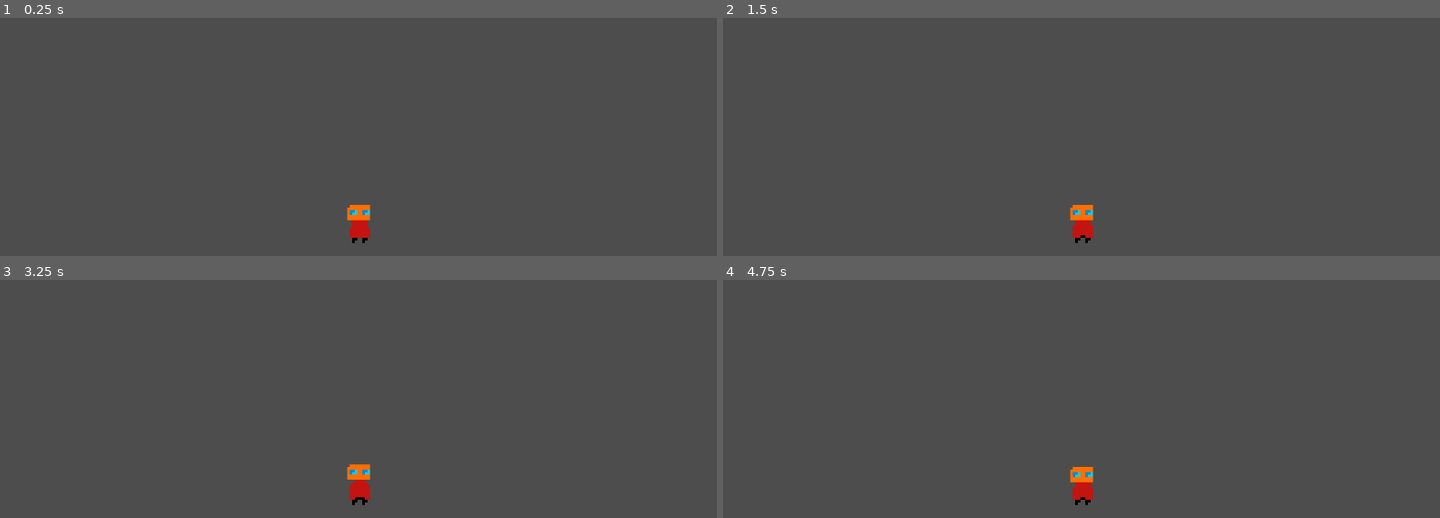
Above: before the commit, frames 1-4 (two rows, left to right).
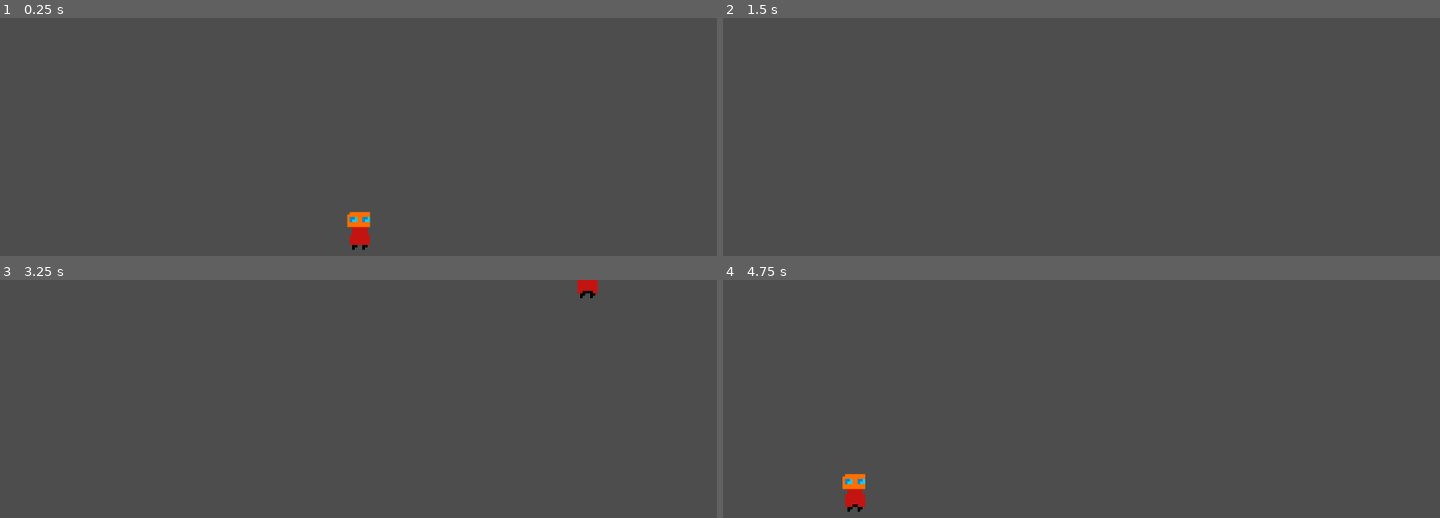
Above: after the commit, the same moments.

Repository: mendsergon/Kill-The-Food-Pyramid
Game: Godot game, scene res://Assets/Scenes/game.tscn
Same seed, same stepped clock (60 frames per second), same inputs: the game is played once before the commit and once after it.
Inputs:
- Up to frame 1 (0.25 s): no input
- Up to frame 2 (1.5 s): tap Enter (ui_accept) at 0.5, 0.6, 0.77, 1.07, 1.35 s; hold Right (ui_right) from 0.53 s (still down)
- Up to frame 3 (3.25 s): tap Enter (ui_accept) at 1.52, 1.82, 2.1, 2.85, 3.02 s; release Right (ui_right) at 2.03 s; hold Left (ui_left) from 2.03 s (still down)
- Up to frame 4 (4.75 s): tap Enter (ui_accept) at 3.32, 3.6, 3.77, 4.07, 4.35, 4.52 s; release Left (ui_left) at 4.28 s; hold Right (ui_right) from 4.28 s (still down)

The runs differ from the first frame. In frame 1, 0.4% of the frame differs, in the area x 48-52%, y 78-98%; in frame 2, 0.4%; in frame 3, 0.6%; in frame 4, 0.9%, in the area x 16-52%, y 78-98%.

Commit message:
Added basic player movement mcript, added world boundary shape

Diff:
--- a/Assets/Scenes/game.tscn
+++ b/Assets/Scenes/game.tscn
@@ -1,6 +1,8 @@
-[gd_scene load_steps=2 format=3 uid="uid://bpbg1hrm0jn1k"]
+[gd_scene load_steps=3 format=3 uid="uid://bpbg1hrm0jn1k"]
 
 [ext_resource type="PackedScene" uid="uid://dr0o1vrv8l7kq" path="res://Assets/Scenes/player.tscn" id="1_nbu75"]
+
+[sub_resource type="WorldBoundaryShape2D" id="WorldBoundaryShape2D_nbu75"]
 
 [node name="Game" type="Node2D"]
 
@@ -10,3 +12,8 @@
 [node name="Camera2D" type="Camera2D" parent="."]
 position = Vector2(14, -8)
 zoom = Vector2(4, 4)
+
+[node name="StaticBody2D" type="StaticBody2D" parent="."]
+
+[node name="CollisionShape2D" type="CollisionShape2D" parent="StaticBody2D"]
+shape = SubResource("WorldBoundaryShape2D_nbu75")
--- a/Assets/Scenes/player.tscn
+++ b/Assets/Scenes/player.tscn
@@ -1,6 +1,7 @@
-[gd_scene load_steps=8 format=3 uid="uid://dr0o1vrv8l7kq"]
+[gd_scene load_steps=9 format=3 uid="uid://dr0o1vrv8l7kq"]
 
 [ext_resource type="Texture2D" uid="uid://c56ca1gj6bgt" path="res://Assets/Sprites/Player/Player.png" id="1_6cd4h"]
+[ext_resource type="Script" uid="uid://bj0l1ulpnxuq8" path="res://Assets/Scripts/player.gd" id="1_7dd06"]
 
 [sub_resource type="AtlasTexture" id="AtlasTexture_7dd06"]
 atlas = ExtResource("1_6cd4h")
@@ -42,13 +43,14 @@
 radius = 4.12311
 
 [node name="Player" type="CharacterBody2D"]
+script = ExtResource("1_7dd06")
 
 [node name="AnimatedSprite2D" type="AnimatedSprite2D" parent="."]
 position = Vector2(0, -8)
 sprite_frames = SubResource("SpriteFrames_w3t24")
 animation = &"Idle"
 autoplay = "Idle"
-frame_progress = 0.822197
+frame_progress = 0.925977
 
 [node name="CollisionShape2D" type="CollisionShape2D" parent="."]
 position = Vector2(0, -7)
--- /dev/null
+++ b/Assets/Scripts/player.gd
@@ -0,0 +1,25 @@
+extends CharacterBody2D
+
+
+const SPEED = 300.0
+const JUMP_VELOCITY = -400.0
+
+
+func _physics_process(delta: float) -> void:
+	# Add the gravity.
+	if not is_on_floor():
+		velocity += get_gravity() * delta
+
+	# Handle jump.
+	if Input.is_action_just_pressed("ui_accept") and is_on_floor():
+		velocity.y = JUMP_VELOCITY
+
+	# Get the input direction and handle the movement/deceleration.
+	# As good practice, you should replace UI actions with custom gameplay actions.
+	var direction := Input.get_axis("ui_left", "ui_right")
+	if direction:
+		velocity.x = direction * SPEED
+	else:
+		velocity.x = move_toward(velocity.x, 0, SPEED)
+
+	move_and_slide()
Not shown, added: Assets/Scripts/player.gd.uid
